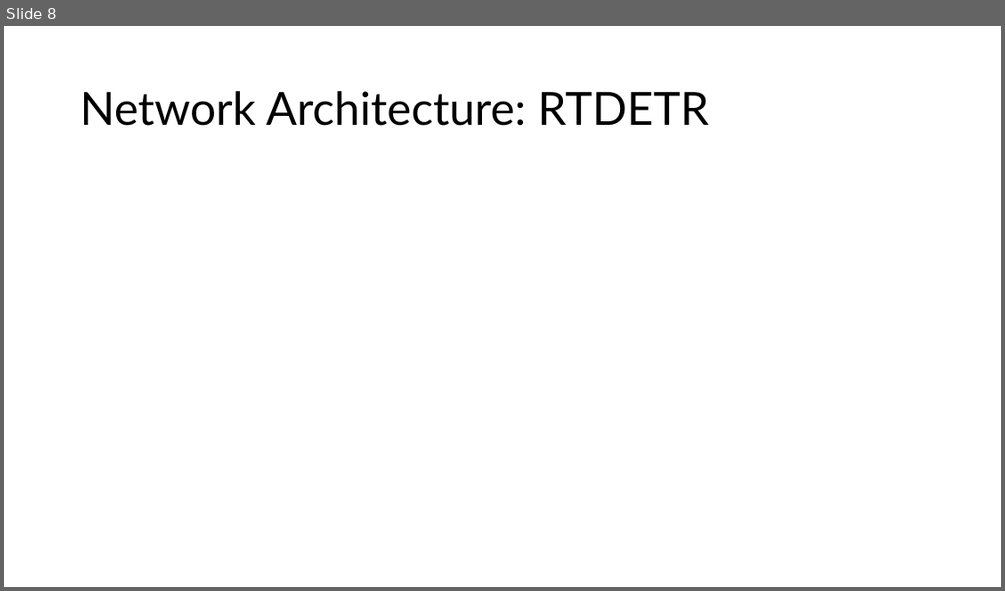
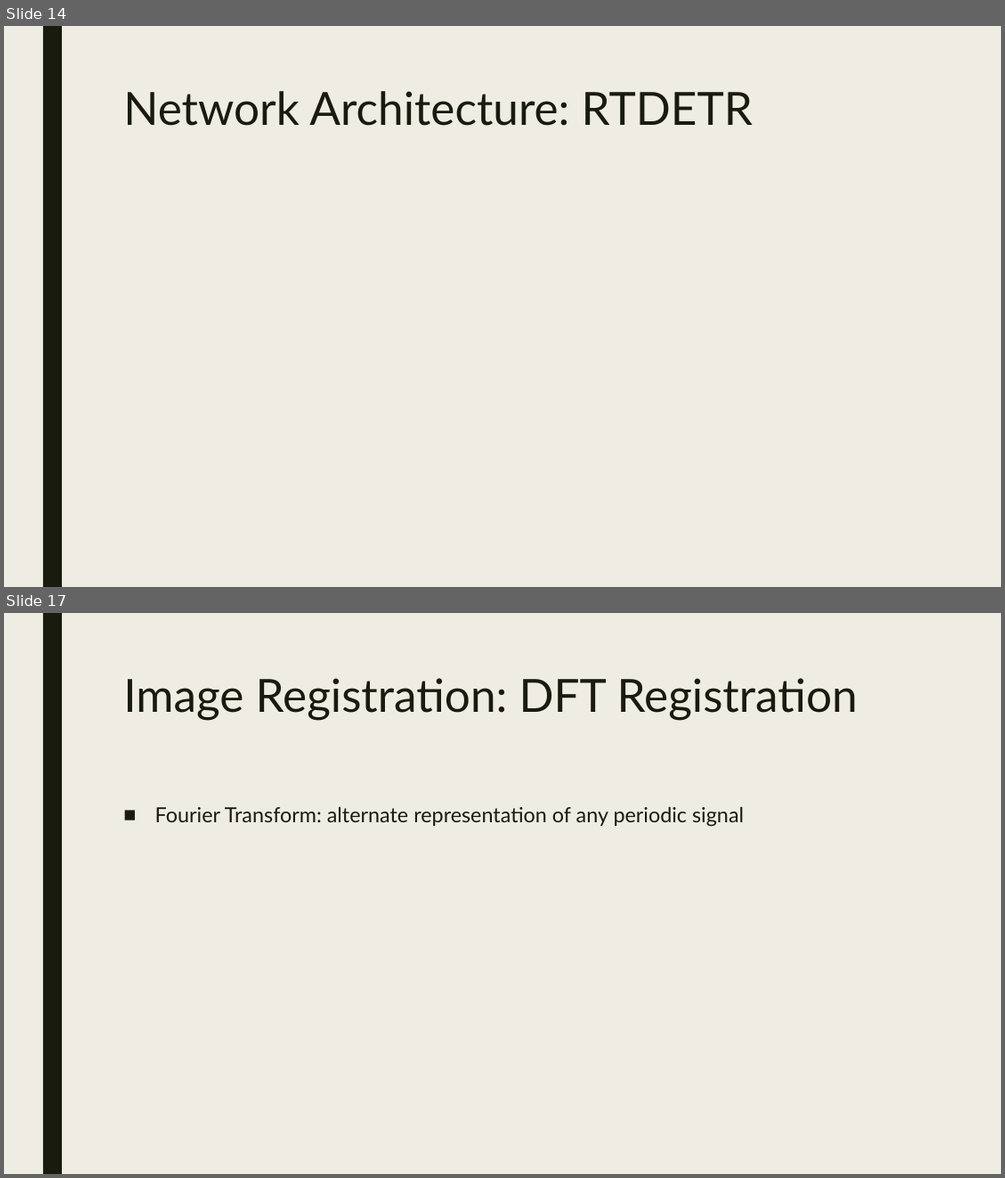
Before and after one commit to akshaygulabrao/research, a slide deck: Arete.pptx. Shown one above the other, each under a label of ours: slide 8 before the commit, slides 14 and 17 after it; the slides between them are not shown. The pictures are 1005x591 and 1005x1178 pixels, drawn with LibreOffice and Linux fonts; fonts in the diff are those of the drawing. Boxes give left, top, right and bottom in pixels: in the first picture for what was removed or moved away, otherwise in the second. Text is boxed around its words. In the diff, an @@ line names an element or a change of style, - is before the commit and + after.

```diff
--- a/Arete.pptx
+++ b/Arete.pptx
@@ slide 17 added at box(4, 613, 1001, 1174), background #EFEDE3; not listed: 1 template element that a slide beside it also shows @@
@@ title added at box(123, 678, 858, 720), 44 pt, text #191B0E @@
+Image Registration: DFT Registration
@@ text added at box(155, 806, 744, 827), 20 pt, text #191B0E @@
+■ Fourier Transform: alternate representation of any periodic signal
@@ what was slide 8 is now slide 14 @@
@@ slide 14 changed as well @@
@@ background #FFFFFF to #EFEDE3 @@
@@ rectangle added at box(43, 26, 62, 587), fill #191B0E @@
@@ title "Network Architecture: RTDETR": place and size @@
-title "Network Architecture: RTDETR" at box(80, 91, 709, 126)
+title "Network Architecture: RTDETR" at box(123, 91, 752, 126)
@@ title "Network Architecture: RTDETR" at box(123, 91, 752, 126): text colour #000000 to #191B0E; line spacing 0.9 to 0.89; vertical alignment middle to top @@
```
Also in this commit, not shown: 5 other slides changed, 11 other slides added, 4 slides removed, 2 other files.
